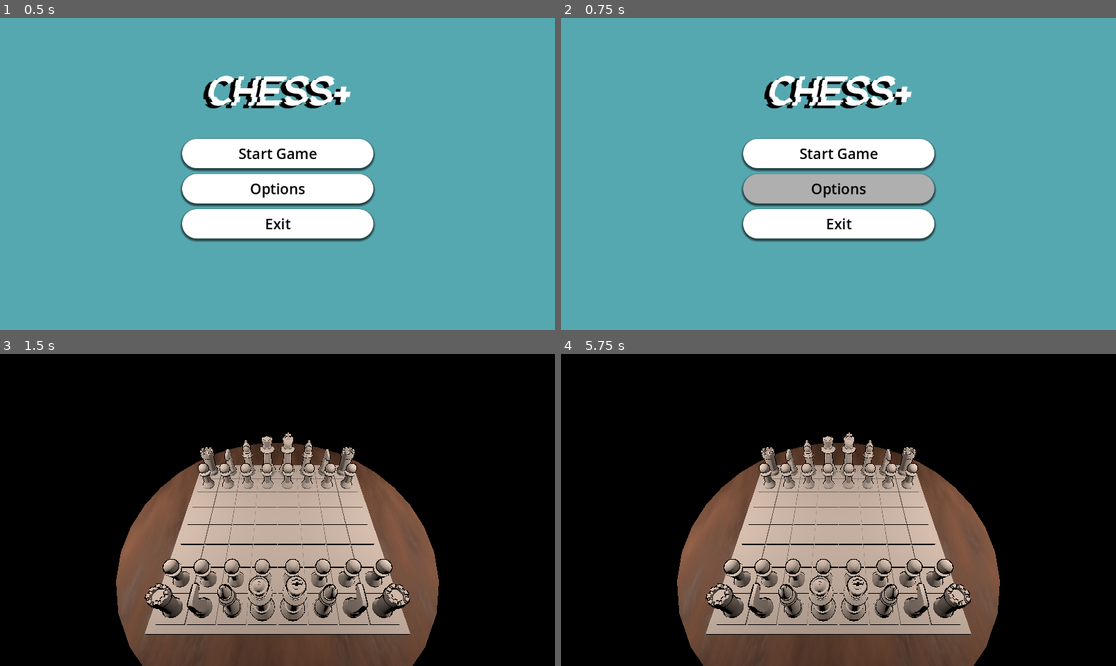
Above: before the commit, frames 1-4 (two rows, left to right).
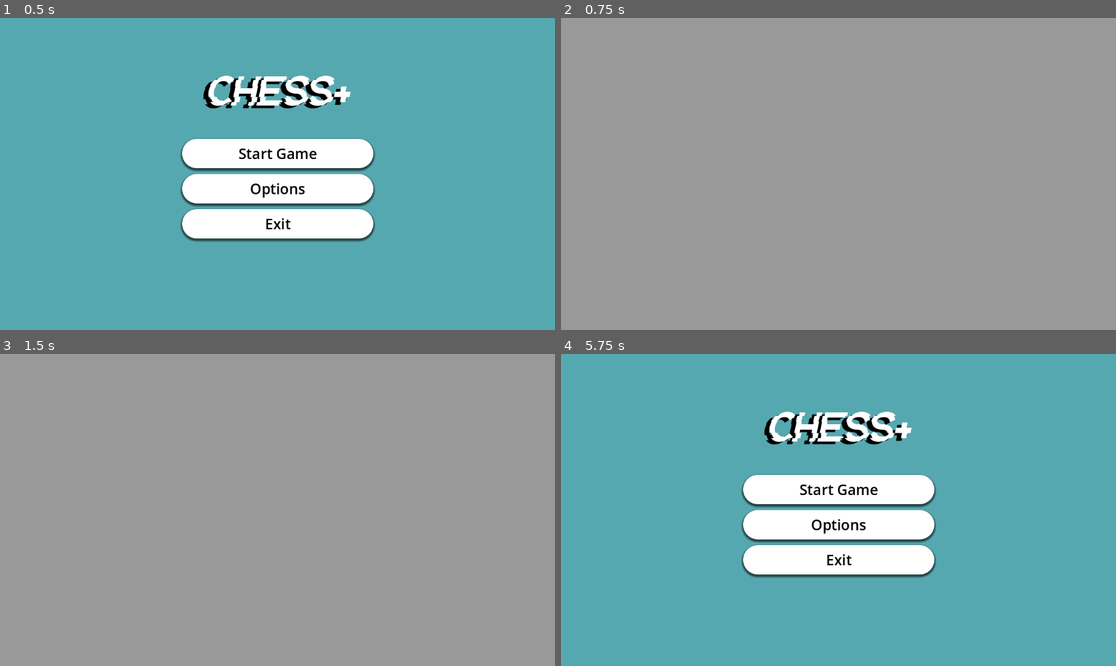
Above: after the commit, the same moments.

Repository: TheLuckyKing25/chess_plus
Game: Godot game, scene res://scenes/MainMenu.tscn
The game is run twice, just before and just after one commit, with the same random seed, the same clock (stepped at 60 frames per second) and the same inputs.
Inputs (mouse positions are in pixels of both pictures, inside the frame that each line leads up to):
- Up to frame 1 (0.5 s): no input
- Up to frame 2 (0.75 s): click "Options" at 0.5 s
- Up to frame 3 (1.5 s): click (277, 488) at 1.25 s, where only the run before the commit has a clickable "Start Game"
- Up to frame 4 (5.75 s): tap Enter at 2, 3.5, 5 s; move the mouse to (960, 494) at 2.02 s; click (960, 494) at 2.17 s; tap Space at 2.75, 4.25 s; move the mouse to (727, 525) at 2.77 s; click (727, 525) at 2.92 s; move the mouse to (894, 441) at 3.52 s; click (894, 441) at 3.67 s; move the mouse to (810, 572) at 4.27 s; click (810, 572) at 4.42 s; move the mouse to (1005, 556) at 5.02 s; click (1005, 556) at 5.17 s; tap Escape (ui_cancel) at 5.65 s

Frame 1 is identical in both runs. In frame 2, 97% of the frame differs, in the area x 0-100%, y 0-100%; in frame 3, 98%; in frame 4, 99%.
Error before the commit: Attempt to call function 'find_children' in base 'null instance' on a null instance. (res://scripts/game_environment.gd:11)

Commit message:
Working Pause menu and temp settings menu
Added Pause menu as child node of game environment.

Added Settings to be a child node of Main menu and Pause menu

Each Button on the menus now work properly

Diff:
--- a/scenes/MainMenu.tscn
+++ b/scenes/MainMenu.tscn
@@ -1,7 +1,8 @@
-[gd_scene load_steps=8 format=3 uid="uid://camv04tw28yjr"]
+[gd_scene load_steps=9 format=3 uid="uid://camv04tw28yjr"]
 
-[ext_resource type="Script" uid="uid://bmf1w4vumak7x" path="res://scripts/classes/main_menu.gd" id="1_0ykhv"]
+[ext_resource type="Script" uid="uid://bmf1w4vumak7x" path="res://scripts/main_menu.gd" id="1_0ykhv"]
 [ext_resource type="FontFile" uid="uid://btdvbprakodnv" path="res://GlitchGoblin.ttf" id="2_2wh52"]
+[ext_resource type="PackedScene" uid="uid://0fccgu7f77gg" path="res://scenes/Settings.tscn" id="3_2wh52"]
 
 [sub_resource type="StyleBoxFlat" id="StyleBoxFlat_eiy7p"]
 bg_color = Color(0.338519, 0.658383, 0.689193, 1)
@@ -53,8 +54,9 @@
 grow_vertical = 2
 theme_override_styles/panel = SubResource("StyleBoxFlat_eiy7p")
 
-[node name="VBoxContainer" type="VBoxContainer" parent="."]
-layout_mode = 1
+[node name="Main" type="CanvasLayer" parent="."]
+
+[node name="VBoxContainer" type="VBoxContainer" parent="Main"]
 anchors_preset = 8
 anchor_left = 0.5
 anchor_top = 0.5
@@ -68,7 +70,7 @@
 grow_vertical = 2
 theme_override_constants/separation = 12
 
-[node name="Button" type="Button" parent="VBoxContainer"]
+[node name="Start" type="Button" parent="Main/VBoxContainer"]
 layout_mode = 2
 size_flags_vertical = 3
 theme_override_colors/font_hover_pressed_color = Color(0, 0, 0, 1)
@@ -83,7 +85,7 @@
 theme_override_styles/normal = SubResource("StyleBoxFlat_iwfq2")
 text = "Start Game"
 
-[node name="Button2" type="Button" parent="VBoxContainer"]
+[node name="Settings" type="Button" parent="Main/VBoxContainer"]
 layout_mode = 2
 size_flags_vertical = 3
 theme_override_colors/font_hover_pressed_color = Color(0, 0, 0, 1)
@@ -98,7 +100,7 @@
 theme_override_styles/normal = SubResource("StyleBoxFlat_iwfq2")
 text = "Options"
 
-[node name="Button3" type="Button" parent="VBoxContainer"]
+[node name="Exit" type="Button" parent="Main/VBoxContainer"]
 layout_mode = 2
 size_flags_vertical = 3
 theme_override_colors/font_hover_pressed_color = Color(0, 0, 0, 1)
@@ -114,8 +116,7 @@
 text = "Exit
 "
 
-[node name="Label" type="Label" parent="."]
-layout_mode = 1
+[node name="Label" type="Label" parent="Main"]
 anchors_preset = -1
 anchor_left = 0.5
 anchor_top = 0.231
@@ -135,6 +136,10 @@
 horizontal_alignment = 1
 vertical_alignment = 1
 
-[connection signal="pressed" from="VBoxContainer/Button" to="." method="_on_start_pressed"]
-[connection signal="pressed" from="VBoxContainer/Button2" to="." method="_on_settings_pressed"]
-[connection signal="pressed" from="VBoxContainer/Button3" to="." method="_on_exit_pressed"]
+[node name="Options" type="CanvasLayer" parent="."]
+
+[node name="Settings" parent="Options" instance=ExtResource("3_2wh52")]
+
+[connection signal="pressed" from="Main/VBoxContainer/Start" to="." method="_on_start_pressed"]
+[connection signal="pressed" from="Main/VBoxContainer/Settings" to="." method="_on_settings_pressed"]
+[connection signal="pressed" from="Main/VBoxContainer/Exit" to="." method="_on_exit_pressed"]
--- /dev/null
+++ b/scenes/PauseMenu.tscn
@@ -0,0 +1,117 @@
+[gd_scene load_steps=8 format=3 uid="uid://dh0xqsvmtokbh"]
+
+[ext_resource type="Script" uid="uid://b7d6wfi6urnkk" path="res://scripts/pause_menu.gd" id="1_etnfi"]
+[ext_resource type="FontFile" uid="uid://btdvbprakodnv" path="res://GlitchGoblin.ttf" id="1_nov15"]
+[ext_resource type="PackedScene" uid="uid://0fccgu7f77gg" path="res://scenes/Settings.tscn" id="3_komsw"]
+
+[sub_resource type="StyleBoxEmpty" id="StyleBoxEmpty_etnfi"]
+
+[sub_resource type="StyleBoxFlat" id="StyleBoxFlat_q775a"]
+corner_radius_top_left = 30
+corner_radius_top_right = 30
+corner_radius_bottom_right = 30
+corner_radius_bottom_left = 30
+
+[sub_resource type="StyleBoxFlat" id="StyleBoxFlat_qg8xq"]
+bg_color = Color(0.340339, 0.340339, 0.340339, 1)
+corner_radius_top_left = 30
+corner_radius_top_right = 30
+corner_radius_bottom_right = 30
+corner_radius_bottom_left = 30
+
+[sub_resource type="StyleBoxFlat" id="StyleBoxFlat_36k83"]
+bg_color = Color(0.899258, 0.899258, 0.899258, 1)
+corner_radius_top_left = 30
+corner_radius_top_right = 30
+corner_radius_bottom_right = 30
+corner_radius_bottom_left = 30
+
+[node name="PauseMenu" type="Control"]
+process_mode = 3
+layout_mode = 3
+anchors_preset = 15
+anchor_right = 1.0
+anchor_bottom = 1.0
+grow_horizontal = 2
+grow_vertical = 2
+script = ExtResource("1_etnfi")
+
+[node name="Pause" type="CanvasLayer" parent="."]
+
+[node name="VBoxContainer" type="VBoxContainer" parent="Pause"]
+anchors_preset = 8
+anchor_left = 0.5
+anchor_top = 0.5
+anchor_right = 0.5
+anchor_bottom = 0.5
+offset_left = -104.0
+offset_top = -45.0
+offset_right = 104.0
+offset_bottom = 153.0
+grow_horizontal = 2
+grow_vertical = 2
+
+[node name="Resume" type="Button" parent="Pause/VBoxContainer"]
+layout_mode = 2
+size_flags_vertical = 3
+theme_override_colors/font_hover_color = Color(0, 0, 0, 1)
+theme_override_colors/font_color = Color(0, 0, 0, 1)
+theme_override_colors/font_focus_color = Color(0, 0, 0, 1)
+theme_override_colors/font_pressed_color = Color(0, 0, 0, 1)
+theme_override_styles/focus = SubResource("StyleBoxEmpty_etnfi")
+theme_override_styles/hover = SubResource("StyleBoxFlat_q775a")
+theme_override_styles/pressed = SubResource("StyleBoxFlat_qg8xq")
+theme_override_styles/normal = SubResource("StyleBoxFlat_36k83")
+text = "Resume"
+
+[node name="Options" type="Button" parent="Pause/VBoxContainer"]
+layout_mode = 2
+size_flags_vertical = 3
+theme_override_colors/font_hover_color = Color(0, 0, 0, 1)
+theme_override_colors/font_color = Color(0, 0, 0, 1)
+theme_override_colors/font_focus_color = Color(0, 0, 0, 1)
+theme_override_colors/font_pressed_color = Color(0, 0, 0, 1)
+theme_override_styles/focus = SubResource("StyleBoxEmpty_etnfi")
+theme_override_styles/hover = SubResource("StyleBoxFlat_q775a")
+theme_override_styles/pressed = SubResource("StyleBoxFlat_qg8xq")
+theme_override_styles/normal = SubResource("StyleBoxFlat_36k83")
+text = "Options"
+
+[node name="Exit" type="Button" parent="Pause/VBoxContainer"]
+layout_mode = 2
+size_flags_vertical = 3
+theme_override_colors/font_hover_color = Color(0, 0, 0, 1)
+theme_override_colors/font_color = Color(0, 0, 0, 1)
+theme_override_colors/font_focus_color = Color(0, 0, 0, 1)
+theme_override_colors/font_pressed_color = Color(0, 0, 0, 1)
+theme_override_styles/focus = SubResource("StyleBoxEmpty_etnfi")
+theme_override_styles/hover = SubResource("StyleBoxFlat_q775a")
+theme_override_styles/pressed = SubResource("StyleBoxFlat_qg8xq")
+theme_override_styles/normal = SubResource("StyleBoxFlat_36k83")
+text = "Exit"
+
+[node name="Label" type="Label" parent="Pause"]
+anchors_preset = 5
+anchor_left = 0.5
+anchor_right = 0.5
+offset_left = -147.5
+offset_top = 105.0
+offset_right = 147.5
+offset_bottom = 204.0
+grow_horizontal = 2
+theme_override_colors/font_shadow_color = Color(0, 0, 0, 1)
+theme_override_constants/shadow_offset_x = -5
+theme_override_constants/shadow_offset_y = 5
+theme_override_fonts/font = ExtResource("1_nov15")
+theme_override_font_sizes/font_size = 70
+text = "PAUSED"
+horizontal_alignment = 1
+vertical_alignment = 1
+
+[node name="Options" type="CanvasLayer" parent="."]
+
+[node name="Settings" parent="Options" instance=ExtResource("3_komsw")]
+
+[connection signal="pressed" from="Pause/VBoxContainer/Resume" to="." method="_on_resume_pressed"]
+[connection signal="pressed" from="Pause/VBoxContainer/Options" to="." method="_on_options_pressed"]
+[connection signal="pressed" from="Pause/VBoxContainer/Exit" to="." method="_on_exit_pressed"]
--- /dev/null
+++ b/scenes/Settings.tscn
@@ -0,0 +1,23 @@
+[gd_scene load_steps=3 format=3 uid="uid://0fccgu7f77gg"]
+
+[ext_resource type="Script" uid="uid://pjpfeiofeqj8" path="res://scripts/settings.gd" id="1_rbmmp"]
+
+[sub_resource type="StyleBoxFlat" id="StyleBoxFlat_rbmmp"]
+
+[node name="Settings" type="Control"]
+layout_mode = 3
+anchors_preset = 15
+anchor_right = 1.0
+anchor_bottom = 1.0
+grow_horizontal = 2
+grow_vertical = 2
+script = ExtResource("1_rbmmp")
+
+[node name="Panel" type="Panel" parent="."]
+layout_mode = 1
+anchors_preset = 15
+anchor_right = 1.0
+anchor_bottom = 1.0
+grow_horizontal = 2
+grow_vertical = 2
+theme_override_styles/panel = SubResource("StyleBoxFlat_rbmmp")
--- a/scenes/gameEnvironment.tscn
+++ b/scenes/gameEnvironment.tscn
@@ -1,7 +1,8 @@
-[gd_scene load_steps=17 format=3 uid="uid://h7v0gyqyq0h7"]
+[gd_scene load_steps=18 format=3 uid="uid://h7v0gyqyq0h7"]
 
 [ext_resource type="Script" uid="uid://c3smjevi02hna" path="res://scripts/game_environment.gd" id="1_hlv2s"]
 [ext_resource type="PackedScene" uid="uid://vqvs470xc1lw" path="res://scenes/Board.tscn" id="1_wsj4q"]
+[ext_resource type="PackedScene" uid="uid://dh0xqsvmtokbh" path="res://scenes/PauseMenu.tscn" id="3_q1h0t"]
 
 [sub_resource type="SphereMesh" id="SphereMesh_noarx"]
 flip_faces = true
@@ -121,4 +122,8 @@
 light_indirect_energy = 2.0
 omni_range = 16.0
 
+[node name="CanvasLayer" type="CanvasLayer" parent="."]
+
+[node name="PauseMenu" parent="CanvasLayer" instance=ExtResource("3_q1h0t")]
+
 [connection signal="ready" from="." to="." method="_on_ready"]
--- a/scripts/classes/game_environment.gd
+++ /dev/null
@@ -1,11 +0,0 @@
-extends Node3D
-
-
-var board_object = null
-var board = null
-
-func _ready() -> void:
-	# Pass the Board node to the global singleton
-	board_object = $"/root/Node3D/BoardBottom/Board"
-	Global.board = Board.new(board_object)
-	print("Board initialized from Game scene")
--- a/scripts/game_environment.gd
+++ b/scripts/game_environment.gd
@@ -4,8 +4,8 @@
 func _ready() -> void:
 	Global.players.append(Player.new(1,Global.player_color[0]))
 	Global.players.append(Player.new(2,Global.player_color[1]))
-	var board_path = $"/root/Node3D/Board"
-	var board_base_path = $"/root/Node3D/Board/BoardBase"
+	var board_path = $"/root/gameEnvironment/Board"
+	var board_base_path = $"/root/gameEnvironment/Board/BoardBase"
 	Global.board = Board.new(board_path,board_base_path)
 
 	for tile_node in board_path.find_children("Tile_*","",false):
--- a/scripts/classes/main_menu.gd
+++ b/scripts/main_menu.gd
@@ -1,12 +1,15 @@
 extends Control
+
+func _input(event) -> void:
+	if event.is_action_pressed("ui_cancel") and $Main.visible == false:
+		$Main.show()
 
 func _on_start_pressed():
 	get_tree().change_scene_to_file("res://scenes/gameEnvironment.tscn")
 
-
 func _on_settings_pressed():
-	print("settings")
-
+	$Options/Settings.show()
+	$Main.hide()
 
 func _on_exit_pressed():
 	get_tree().quit()
--- /dev/null
+++ b/scripts/pause_menu.gd
@@ -0,0 +1,33 @@
+extends Control
+
+#When Game starts menu is hidden
+func _ready():
+	hide()
+	$Pause.hide()
+
+func resume():
+	get_tree().paused = false
+	$Pause.hide()
+
+func pause():
+	get_tree().paused = true
+	$Pause.show()
+
+#When Escape pressed pause game, or resume game depenent on state.
+func _input(event) -> void:
+	if event.is_action_pressed("ui_cancel") and !get_tree().paused:
+		pause()
+	elif event.is_action_pressed("ui_cancel") and get_tree().paused and $Pause.visible == true:
+		resume()
+	elif event.is_action_pressed("ui_cancel") and get_tree().paused and visible == false:
+		pause()
+
+func _on_resume_pressed():
+	resume()
+
+func _on_options_pressed():
+	$Options/Settings.show()
+	$Pause.hide()
+
+func _on_exit_pressed():
+	get_tree().quit()
--- /dev/null
+++ b/scripts/settings.gd
@@ -0,0 +1,8 @@
+extends Control
+
+func _ready():
+	hide()
+
+func _input(event) -> void:
+	if event.is_action_pressed("ui_cancel"):
+		hide()
Not shown, removed: scripts/classes/game_environment.gd.uid
Renamed: scripts/classes/main_menu.gd.uid -> scripts/main_menu.gd.uid
Not shown, added: scripts/pause_menu.gd.uid
Not shown, added: scripts/settings.gd.uid
